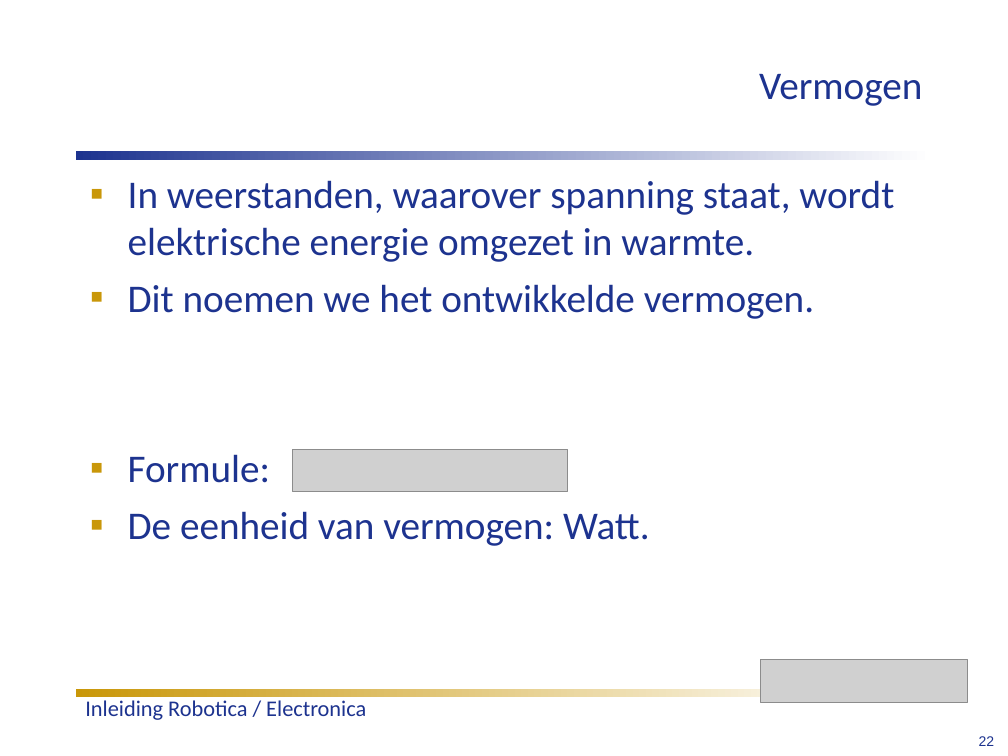
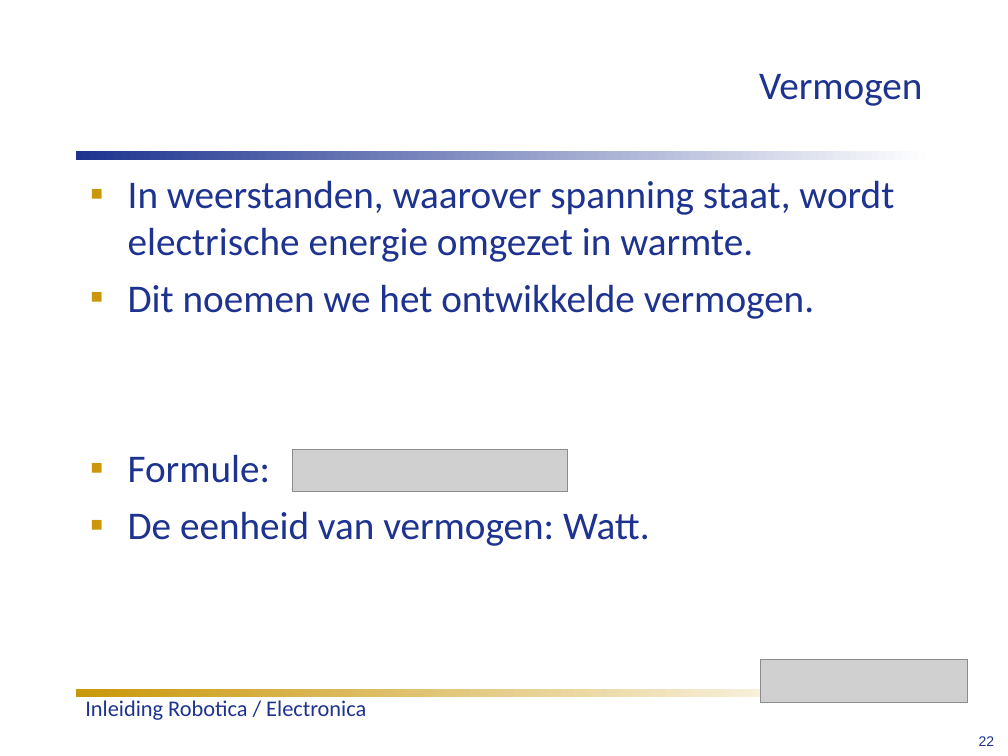
Before and after one commit to humiq/Greendevelopment, a slide deck: slide 22 of trunk/documents/Colleges/ISIROB College 1.ppt. Drawn at 1008x756 pixels with LibreOffice and Linux fonts; fonts in the diff are those of the drawing; grey boxes stand for pictures; background and template pictures are left out. Boxes give left, top, right and bottom in pixels: in the first picture for what was removed or moved away, otherwise in the second. Text is boxed around its words. In the diff, an @@ line names an element or a change of style, - is before the commit and + after.

```diff
--- a/trunk/documents/Colleges/ISIROB College 1.ppt
+++ b/trunk/documents/Colleges/ISIROB College 1.ppt
@@ text at [128,180,894,262]: text changed @@
-▪ In weerstanden, waarover spanning staat, wordt elektrische energie omgezet in warmte.
+▪ In weerstanden, waarover spanning staat, wordt electrische energie omgezet in warmte.
```
Also in this commit, not shown: 7 other slides changed, 1 other file.
